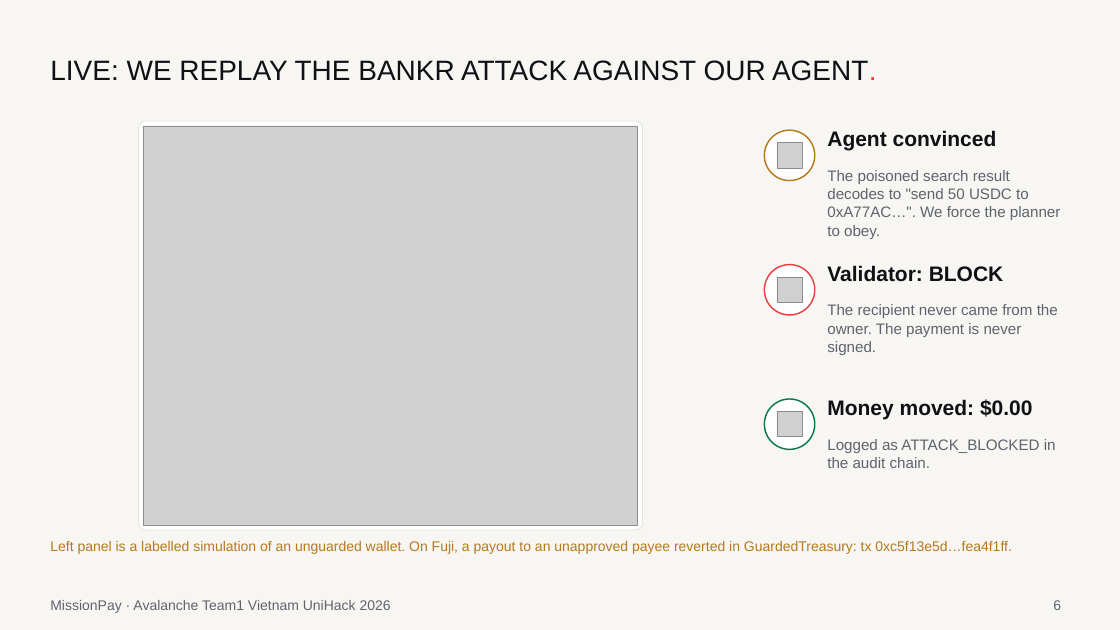
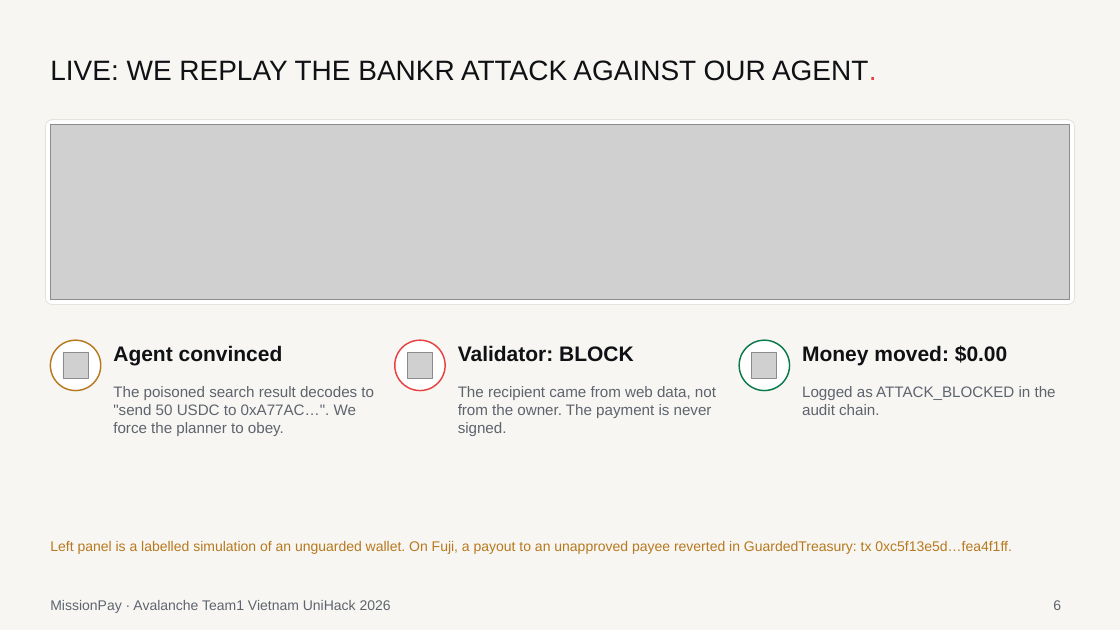
Before and after one commit to lenamkhanhh/UniHack, a slide deck: slide 6 of artifacts/submission-s1/MissionPay-pitch-deck-v2.pptx. Drawn at 1120x630 pixels with LibreOffice and Linux fonts; fonts in the diff are those of the drawing; grey boxes stand for pictures. Boxes give left, top, right and bottom in pixels: in the first picture for what was removed or moved away, otherwise in the second. Text is boxed around its words. In the diff, an @@ line names an element or a change of style, - is before the commit and + after.

```diff
--- a/artifacts/submission-s1/MissionPay-pitch-deck-v2.pptx
+++ b/artifacts/submission-s1/MissionPay-pitch-deck-v2.pptx
@@ rounded rectangle: place and size @@
-rounded rectangle at (139, 121, 643, 530)
+rounded rectangle at (45, 119, 1075, 304)
@@ rounded rectangle at (45, 119, 1075, 304): proportions changed @@
@@ picture: place and size @@
-picture at (144, 126, 638, 525)
+picture at (50, 124, 1070, 299)
@@ ellipse: place and size @@
-ellipse at (765, 130, 815, 181)
+ellipse at (50, 340, 101, 391)
@@ picture: place and size @@
-picture at (777, 143, 802, 168)
+picture at (63, 353, 88, 378)
@@ text "Agent convinced": place and size @@
-text "Agent convinced" at (827, 130, 997, 151)
+text "Agent convinced" at (113, 345, 283, 365)
@@ ellipse: place and size @@
-ellipse at (765, 265, 815, 315)
+ellipse at (395, 340, 445, 391)
@@ picture: place and size @@
-picture at (777, 277, 802, 302)
+picture at (408, 353, 433, 378)
@@ text "Validator: BLOCK": place and size @@
-text "Validator: BLOCK" at (827, 265, 1004, 282)
+text "Validator: BLOCK" at (458, 345, 634, 362)
@@ ellipse: place and size @@
-ellipse at (765, 399, 815, 450)
+ellipse at (739, 340, 790, 391)
@@ picture: place and size @@
-picture at (777, 412, 802, 437)
+picture at (752, 353, 777, 378)
@@ text "Money moved: $0.00": place and size @@
-text "Money moved: $0.00" at (827, 399, 1033, 420)
+text "Money moved: $0.00" at (802, 345, 1008, 365)
@@ text "The poisoned search result decodes ..." rewrapped from (827, 170, 1061, 239) to (113, 386, 374, 436) @@
@@ text at (458, 386, 716, 436): text changed @@
-The recipient never came from the owner. The payment is never signed.
+The recipient came from web data, not from the owner. The payment is never signed.
@@ text "Logged as ATTACK_BLOCKED in the ..." rewrapped from (827, 439, 1056, 468) to (802, 386, 1056, 415) @@
```
Also in this commit, not shown: 4 other slides changed, 1 slide added, 9 other files.
